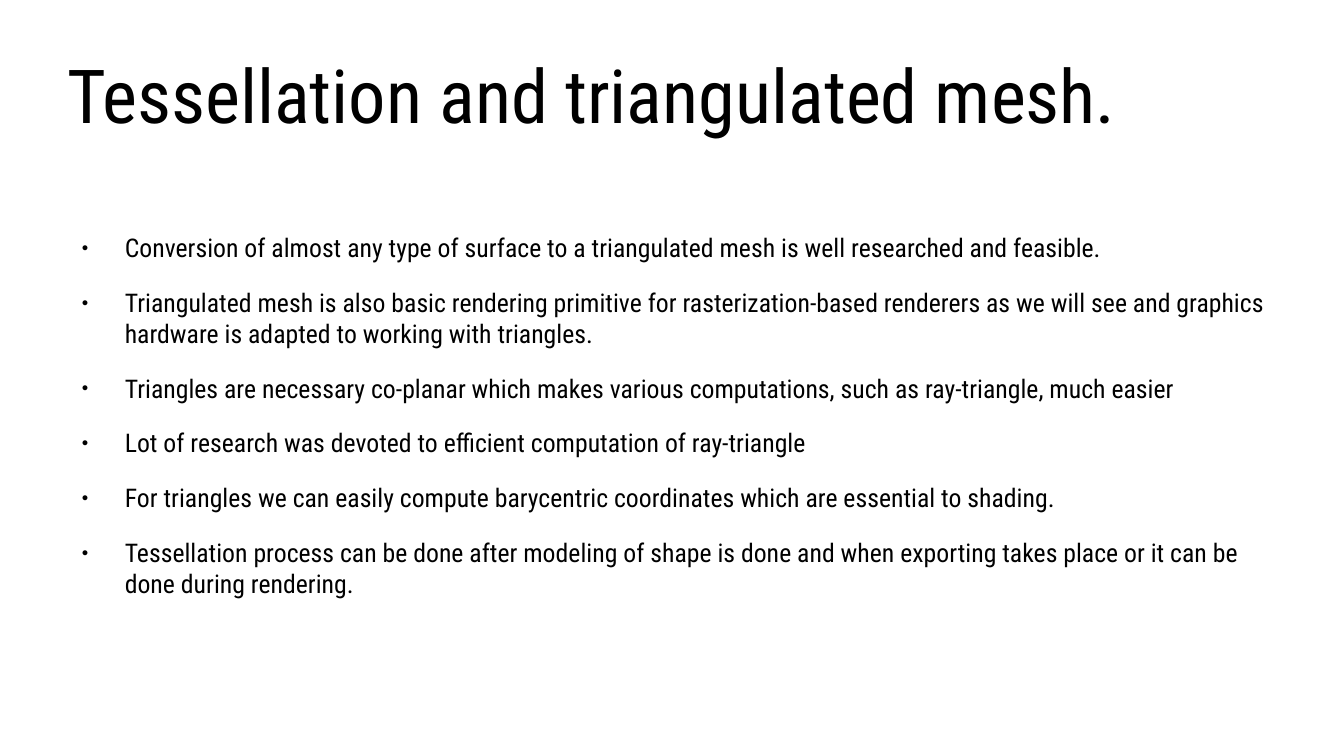
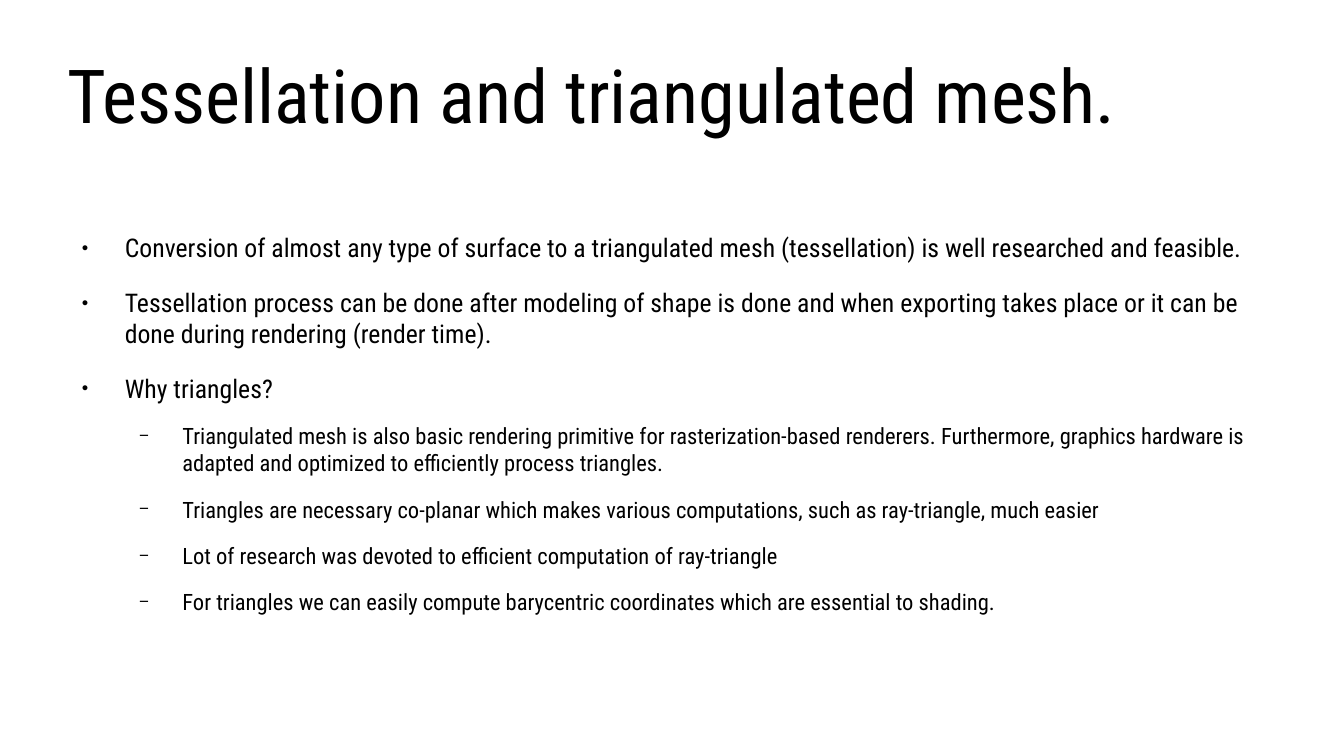
Before and after one commit to lorentzo/IntroductionToComputerGraphics, a slide deck: slide 7 of lectures/foundations_rendering/foundations_raytracing.odp. Drawn at 1344x756 pixels with LibreOffice and Linux fonts; fonts in the diff are those of the drawing. Boxes give left, top, right and bottom in pixels: in the first picture for what was removed or moved away, otherwise in the second. Text is boxed around its words. In the diff, an @@ line names an element or a change of style, - is before the commit and + after.

Commit message:
3d scene and rendering foundations update

```diff
--- a/lectures/foundations_rendering/foundations_raytracing.odp
+++ b/lectures/foundations_rendering/foundations_raytracing.odp
@@ text at (x1=125, y1=236, x2=1243, y2=476): text changed @@
-● Conversion of almost any type of surface to a triangulated mesh is well researched and feasible.
-● Triangulated mesh is also basic rendering primitive for rasterization-based renderers as we will see and graphics hardware is adapted to working with triangles.
+● Conversion of almost any type of surface to a triangulated mesh (tessellation) is well researched and feasible.
+● Tessellation process can be done after modeling of shape is done and when exporting takes place or it can be done during rendering (render time).
+● Why triangles?
+  − Triangulated mesh is also basic rendering primitive for rasterization-based renderers. Furthermore, graphics hardware is adapted and optimized to efficiently process triangles.
@@ text at (x1=182, y1=501, x2=1099, y2=615): size 15.2 to 13.3 pt in "Triangles are necessary co-planar which makes various ...", "Lot of research was devoted to efficient ...", "For triangles we can easily compute barycentric ..."; bullet ● to −; list level 1 to 2 in "Triangles are necessary co-planar which ..."; list level 1 to 2 in "Lot of research was devoted ..."; list level 1 to 2 in "For triangles we can easily ..." @@
@@ text at (x1=125, y1=542, x2=1238, y2=599): paragraph removed @@
-● Tessellation process can be done after modeling of shape is done and when exporting takes place or it can be done during rendering.
```
Also in this commit, not shown: 9 other slides changed, 3 slides added, 4 other files.
